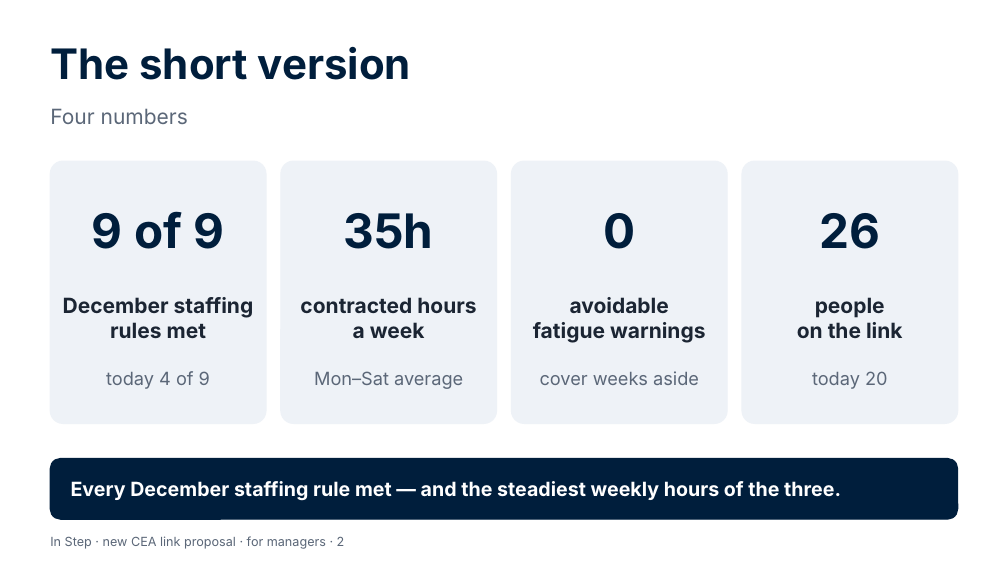
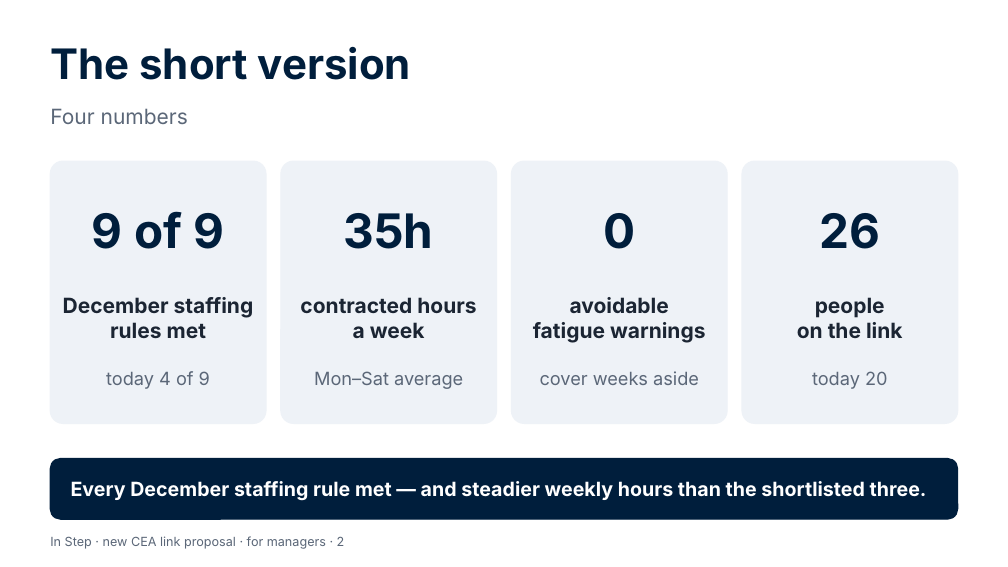
Before and after one commit to Garethdavidmiller/roster-app, a slide deck: slide 2 of docs/links-26/presentations/In-Step-for-managers.pptx. Drawn at 1008x567 pixels with LibreOffice and Linux fonts; fonts in the diff are those of the drawing. Boxes give left, top, right and bottom in pixels: in the first picture for what was removed or moved away, otherwise in the second. Text is boxed around its words. In the diff, an @@ line names an element or a change of style, - is before the commit and + after.

```diff
--- a/docs/links-26/presentations/In-Step-for-managers.pptx
+++ b/docs/links-26/presentations/In-Step-for-managers.pptx
@@ text at (x1=71, y1=481, x2=927, y2=501): text changed @@
-Every December staffing rule met — and the steadiest weekly hours of the three.
+Every December staffing rule met — and steadier weekly hours than the shortlisted three.
```
Also in this commit, not shown: 2 other slides changed, 53 other files.
